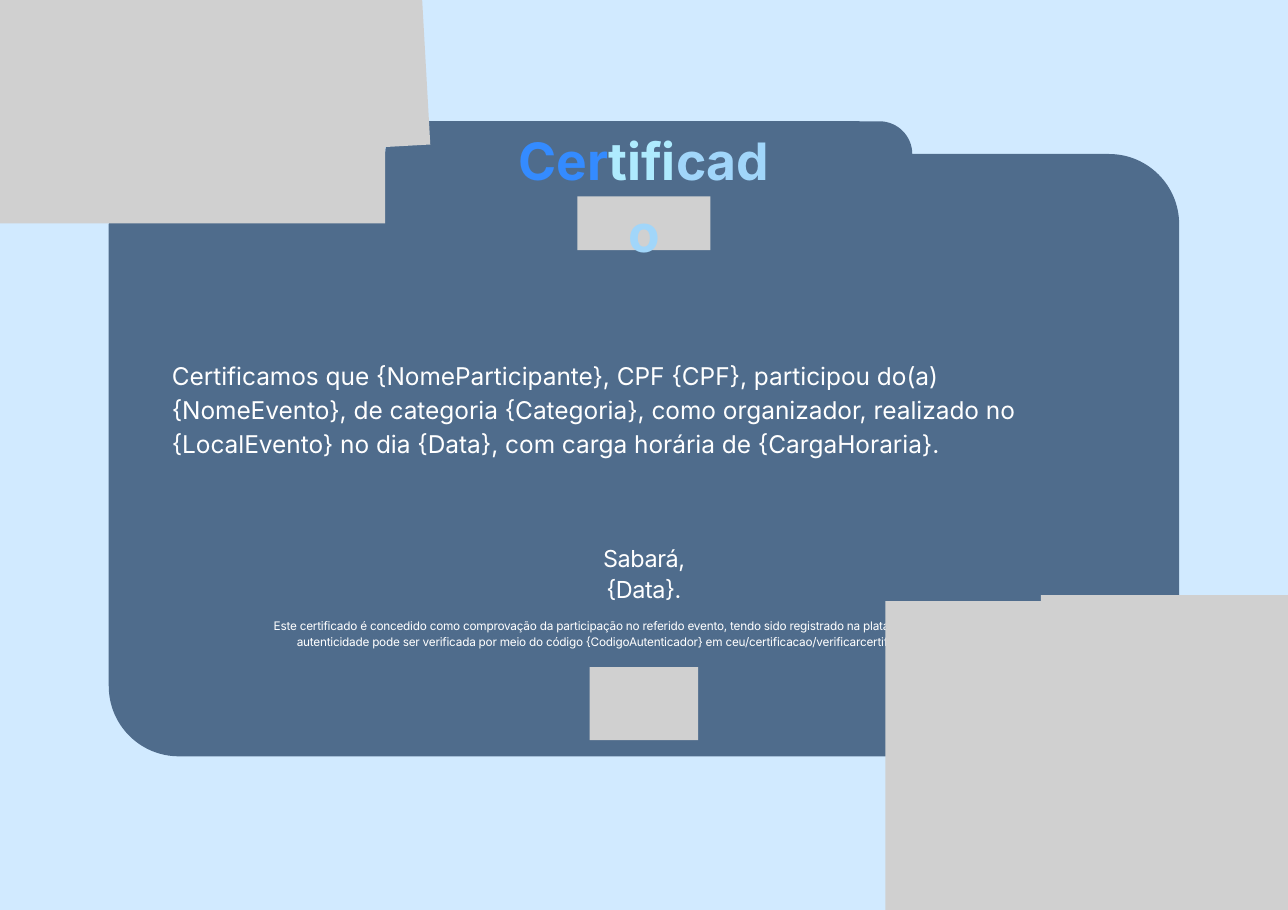
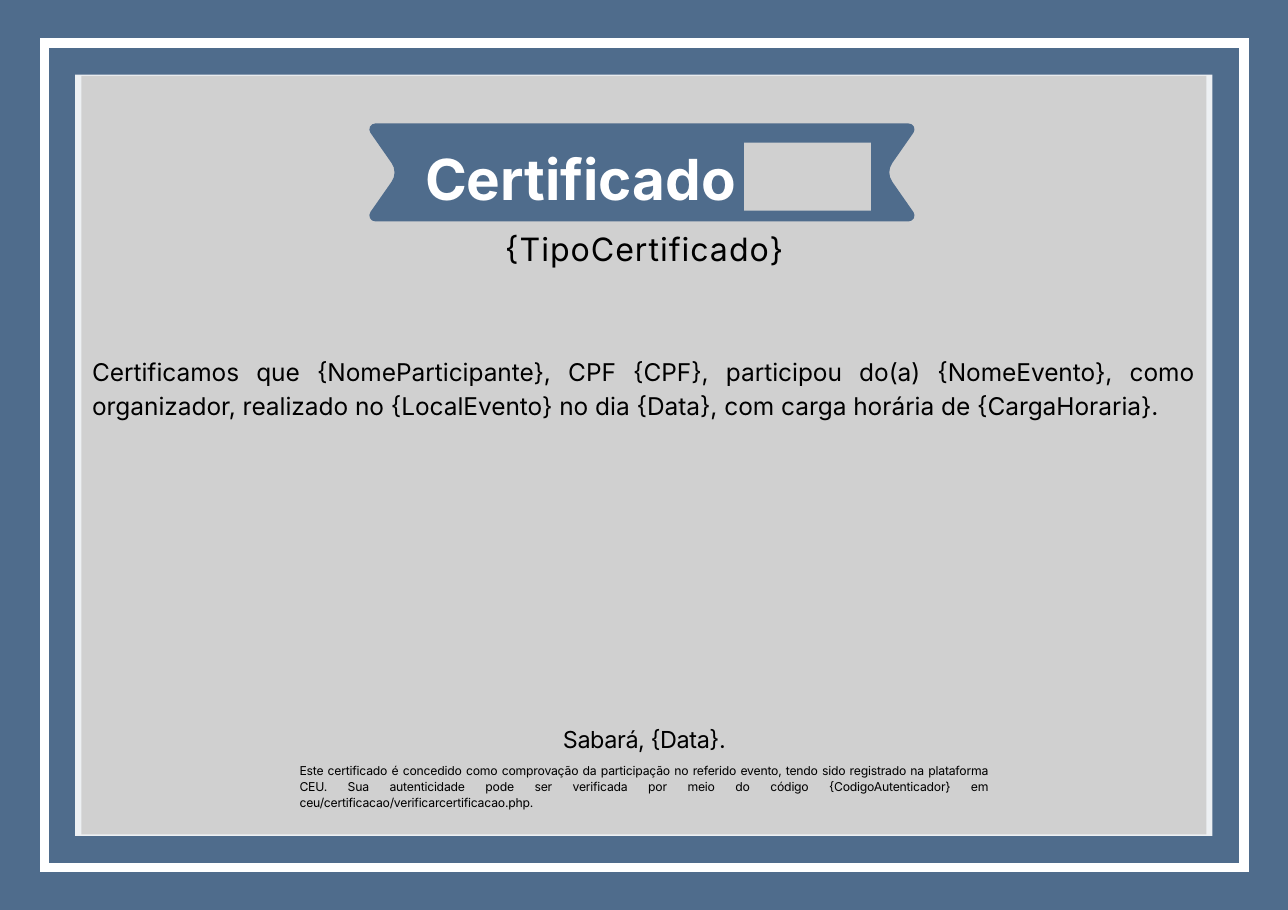
Before and after one commit to nathy-melo/CEU, a slide deck: slide 1 of Certificacao/templates/ModeloExemploOrganizador.pptx. Drawn at 1288x910 pixels with LibreOffice and Linux fonts; fonts in the diff are those of the drawing; grey boxes stand for pictures. Boxes give left, top, right and bottom in pixels: in the first picture for what was removed or moved away, otherwise in the second. Text is boxed around its words. In the diff, an @@ line names an element or a change of style, - is before the commit and + after.

Commit message:
manual de usuario, conserta caracteres, popula o bd, bibliotecas para personalizar visualização de certificado, modelos de certificado atualizados e correções de bugs

```diff
--- a/Certificacao/templates/ModeloExemploOrganizador.pptx
+++ b/Certificacao/templates/ModeloExemploOrganizador.pptx
@@ background #D1EAFF to #4F6C8C @@
@@ picture removed at (0, 0, 386, 224) @@
@@ picture removed at (0, 0, 430, 176) @@
@@ freeform shape added at (44, 43, 1244, 868), outline #FFFFFF 6 pt @@
@@ freeform shape: place and size @@
-freeform shape at (109, 154, 1180, 757)
+freeform shape at (75, 75, 1213, 836)
@@ freeform shape at (75, 75, 1213, 836): fill #4F6C8C to #FFFFFF at 90% opacity @@
@@ picture added at (82, 76, 1206, 835) @@
@@ freeform shape: place and size @@
-freeform shape at (386, 121, 913, 187)
+freeform shape at (369, 123, 914, 221)
@@ picture added at (745, 143, 872, 212) @@
@@ text added at (425, 156, 736, 201), 37 pt, text #FFFFFF, bold @@
+Certificado
@@ picture removed at (577, 196, 711, 250) @@
@@ text added at (505, 234, 783, 268), 21 pt, text #000000 @@
+{TipoCertificado}
@@ text at (92, 361, 1195, 421): text changed; text colour #FFFFFF to #000000 @@
-Certificamos que {NomeParticipante}, CPF {CPF}, participou do(a) {NomeEvento}, de categoria {Categoria}, como organizador, realizado no {LocalEvento} no dia {Data}, com carga horária de {CargaHoraria}.
+Certificamos que {NomeParticipante}, CPF {CPF}, participou do(a) {NomeEvento}, como organizador, realizado no {LocalEvento} no dia {Data}, com carga horária de {CargaHoraria}.
@@ picture removed at (1041, 595, 1288, 910) @@
@@ text removed at (300, 621, 358, 630) @@
-Certificado
@@ picture removed at (886, 602, 1288, 910) @@
@@ picture removed at (589, 668, 697, 740) @@
@@ text "Sabará, {Data}.": place and size @@
-text "Sabará, {Data}." at (603, 549, 685, 600)
+text "Sabará, {Data}." at (563, 729, 726, 752)
@@ text "Sabará, {Data}." at (563, 729, 726, 752): text colour #FFFFFF to #000000 @@
@@ text "Este certificado é concedido como ...": place and size @@
-text "Este certificado é concedido como ..." at (274, 620, 951, 649)
+text "Este certificado é concedido como ..." at (300, 765, 989, 810)
@@ text "Este certificado é concedido como ..." at (300, 765, 989, 810): size 7.6 to 8 pt, text colour #FFFFFF to #000000, letter spacing -0.1 to -0.2 pt; alignment centre to justified; line spacing 10.1pt to 10.6pt @@
```
Also in this commit, not shown: 29 other files.
